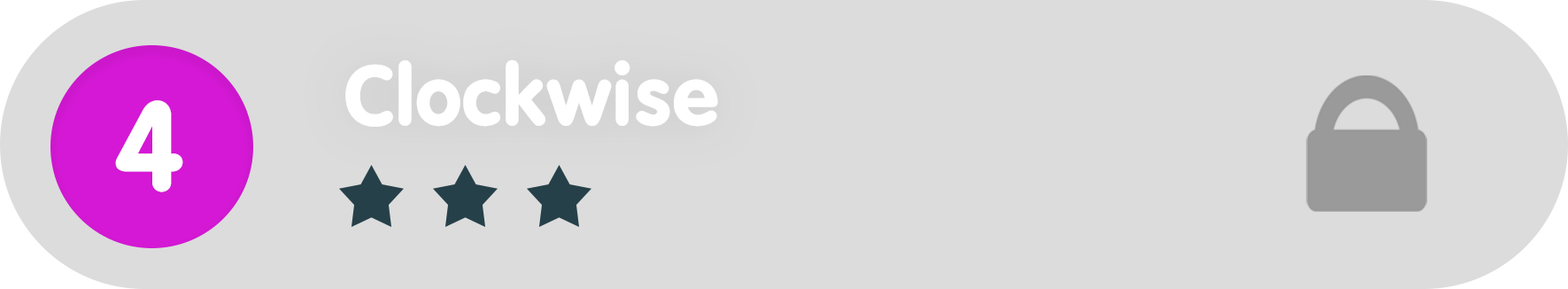
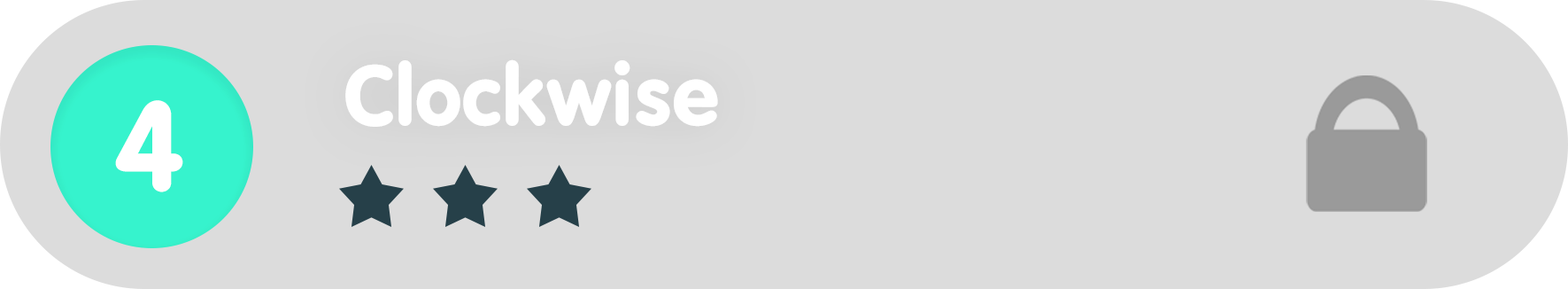
The second 1568 x 289 image is a revision of the first. Changes to its layers:
painted on "Ellipse_green" over [50, 45, 254, 248]
